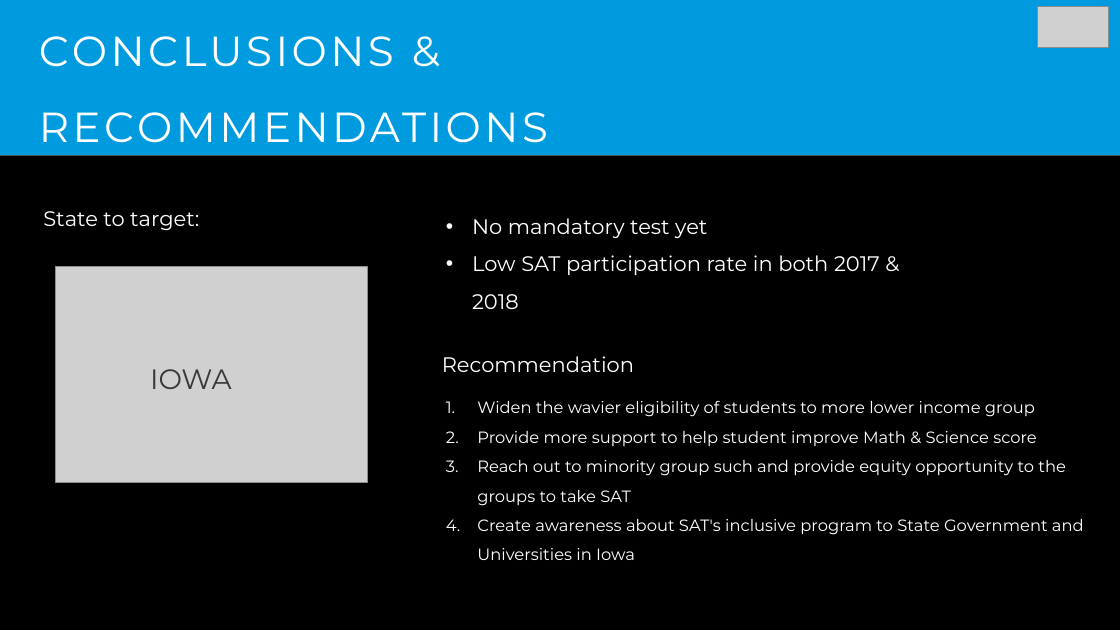
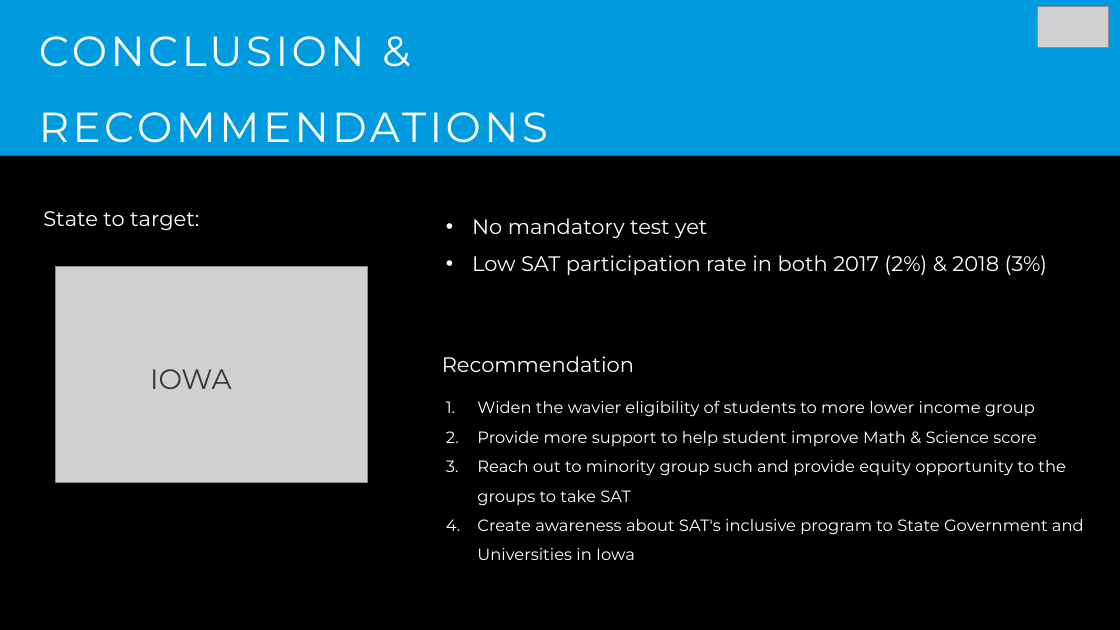
Before and after one commit to Singforthelaughter/dsi12project, a slide deck: slide 6 of Presentation/Project1_Aw_Boon_Jun.pptx. Drawn at 1120x630 pixels with LibreOffice and Linux fonts; fonts in the diff are those of the drawing; grey boxes stand for pictures. Boxes give left, top, right and bottom in pixels: in the first picture for what was removed or moved away, otherwise in the second. Text is boxed around its words. In the diff, an @@ line names an element or a change of style, - is before the commit and + after.

```diff
--- a/Presentation/Project1_Aw_Boon_Jun.pptx
+++ b/Presentation/Project1_Aw_Boon_Jun.pptx
@@ text at (39, 36, 365, 67): text changed @@
-CONCLUSIONS &
+CONCLUSION &
@@ text at (472, 255, 1047, 275): text changed @@
-• Low SAT participation rate in both 2017 & 2018
+• Low SAT participation rate in both 2017 (2%) & 2018 (3%)
```
Also in this commit, not shown: 2 other files.
